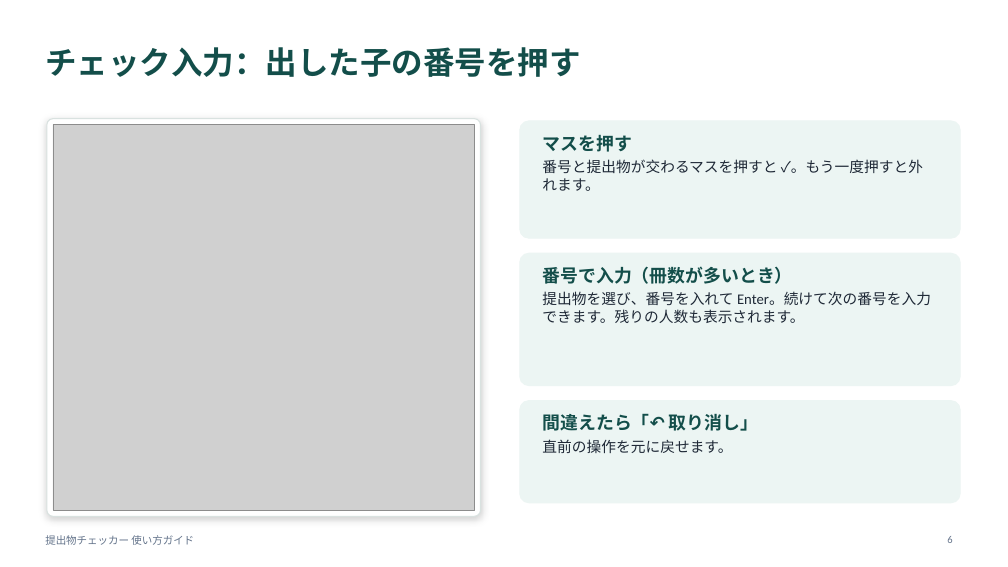
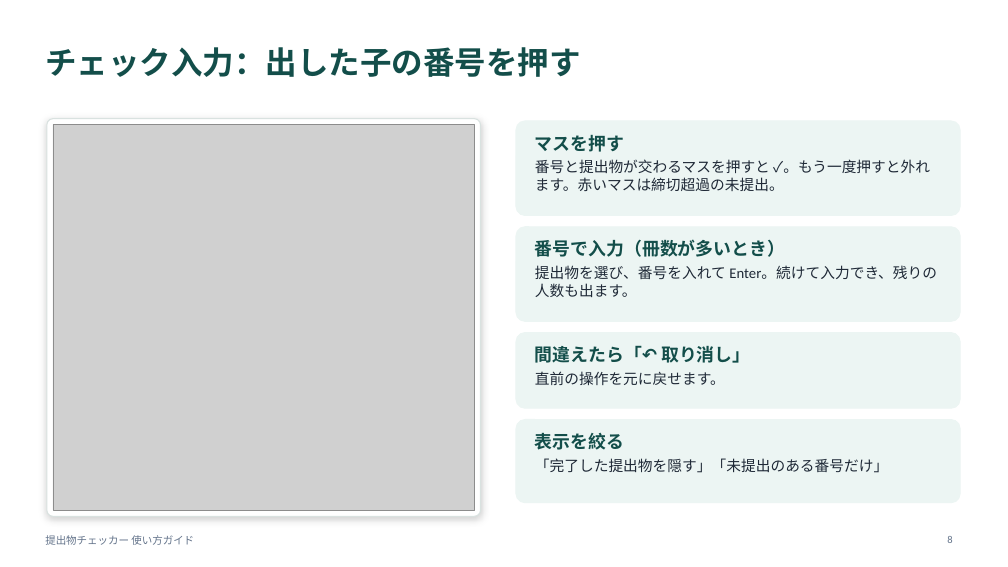
Before and after one commit to daharakazu-glitch/homework-checker, a slide deck: slide 8 of docs/提出物チェッカー_使い方ガイド.pptx (slide 6 before the commit). Drawn at 1008x567 pixels with LibreOffice and Linux fonts; fonts in the diff are those of the drawing; grey boxes stand for pictures. Boxes give left, top, right and bottom in pixels: in the first picture for what was removed or moved away, otherwise in the second. Text is boxed around its words. In the diff, an @@ line names an element or a change of style, - is before the commit and + after.

```diff
--- a/docs/提出物チェッカー_使い方ガイド.pptx
+++ b/docs/提出物チェッカー_使い方ガイド.pptx
@@ rounded rectangle: place and size @@
-rounded rectangle at (520,121,960,238)
+rounded rectangle at (516,121,960,216)
@@ text "マスを押す": place and size @@
-text "マスを押す" at (542,135,923,191)
+text "マスを押す" at (535,135,930,191)
@@ text at (535,159,930,191): text changed @@
-番号と提出物が交わるマスを押すと ✓。もう一度押すと外れます。
+番号と提出物が交わるマスを押すと ✓。もう一度押すと外れます。赤いマスは締切超過の未提出。
@@ rounded rectangle: place and size @@
-rounded rectangle at (520,253,960,386)
+rounded rectangle at (516,227,960,321)
@@ text "番号で入力（冊数が多いとき）": place and size @@
-text "番号で入力（冊数が多いとき）" at (542,266,931,323)
+text "番号で入力（冊数が多いとき）" at (535,239,937,297)
@@ text at (535,265,937,297): text changed @@
-提出物を選び、番号を入れて Enter。続けて次の番号を入力できます。残りの人数も表示されます。
+提出物を選び、番号を入れて Enter。続けて入力でき、残りの人数も出ます。
@@ proportions changed in 3 elements at (516,121,960,216), (516,227,960,321), (516,333,960,408) @@
@@ rounded rectangle: place and size @@
-rounded rectangle at (520,401,960,503)
+rounded rectangle at (516,333,960,408)
@@ text "間違えたら「↶ 取り消し」": place and size @@
-text "間違えたら「↶ 取り消し」" at (542,413,758,453)
+text "間違えたら「↶ 取り消し」" at (535,345,750,385)
@@ rounded rectangle added at (516,420,960,503), fill #ECF5F3, outline #ECF5F3 1 pt @@
@@ text added at (535,433,888,473), 14 pt, text #1F2937 @@
+表示を絞る
+「完了した提出物を隠す」「未提出のある番号だけ」
```
Also in this commit, not shown: 11 other slides changed, 8 slides added, 1 slide removed.
